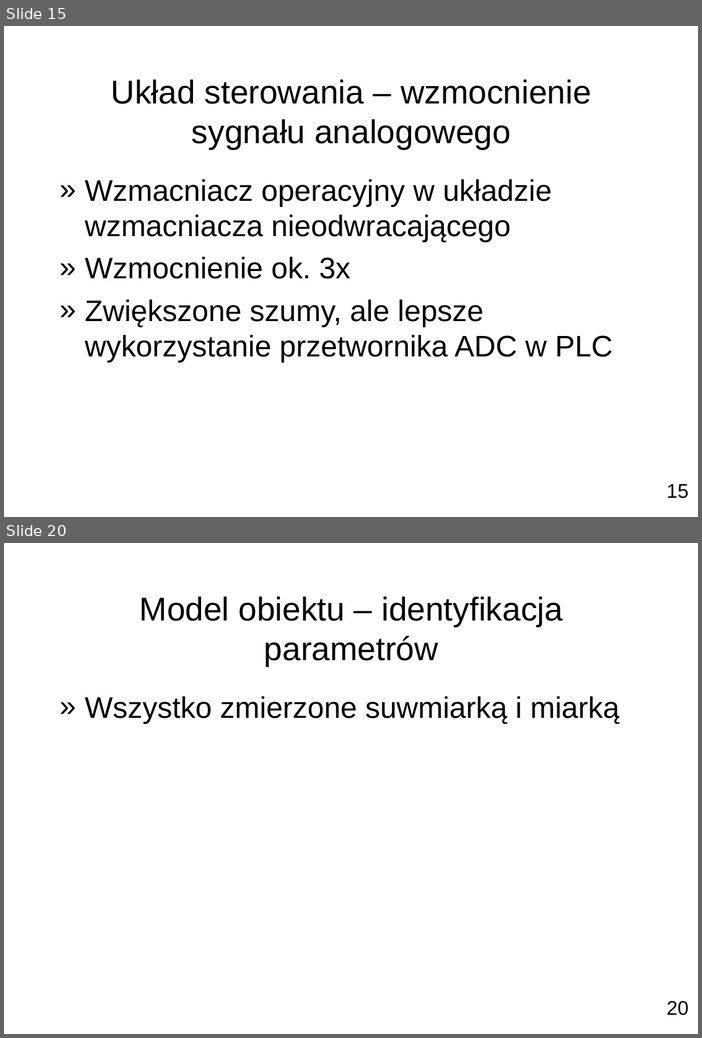
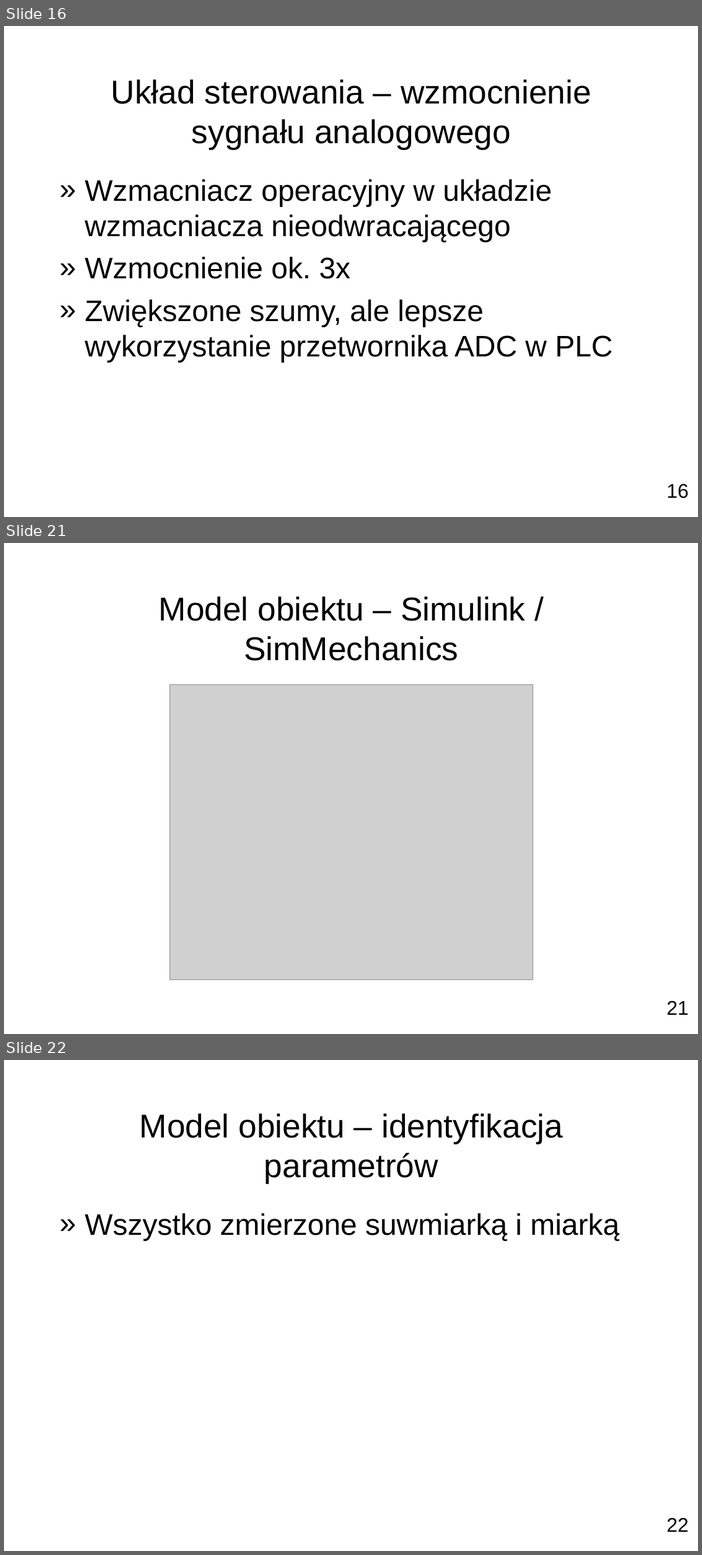
Before and after one commit to pbanaszkiewicz/msc-thesis, a slide deck: presentation/main.odp. Shown one above the other, each under a label of ours: slides 15 and 20 before the commit, slides 16, 21 and 22 after it; the slides between them are not shown. The pictures are 702x1038 and 702x1555 pixels, drawn with LibreOffice and Linux fonts; fonts in the diff are those of the drawing; grey boxes stand for pictures; background and template pictures are left out. Boxes give left, top, right and bottom in pixels: in the first picture for what was removed or moved away, otherwise in the second. Text is boxed around its words. In the diff, an @@ line names an element or a change of style, - is before the commit and + after.

```diff
--- a/presentation/main.odp
+++ b/presentation/main.odp
@@ slide 21 added at [4, 543, 698, 1034], background picture (left out) @@
@@ title added at [159, 596, 525, 661], 40 pt, text #000000 @@
+Model obiektu – Simulink / SimMechanics
@@ picture added at [170, 685, 533, 980] @@
@@ page number added at [667, 1001, 689, 1015], 24 pt, text #000000 @@
+21
@@ what was slide 15 is now slide 16 @@
@@ page number at [667, 484, 689, 498]: text changed @@
-15
+16
@@ what was slide 20 is now slide 22 @@
@@ page number at [667, 1518, 689, 1532]: text changed @@
-20
+22
```
Also in this commit, not shown: 12 slides changed, 5 other slides added, 2 slides removed, 15 other files.
